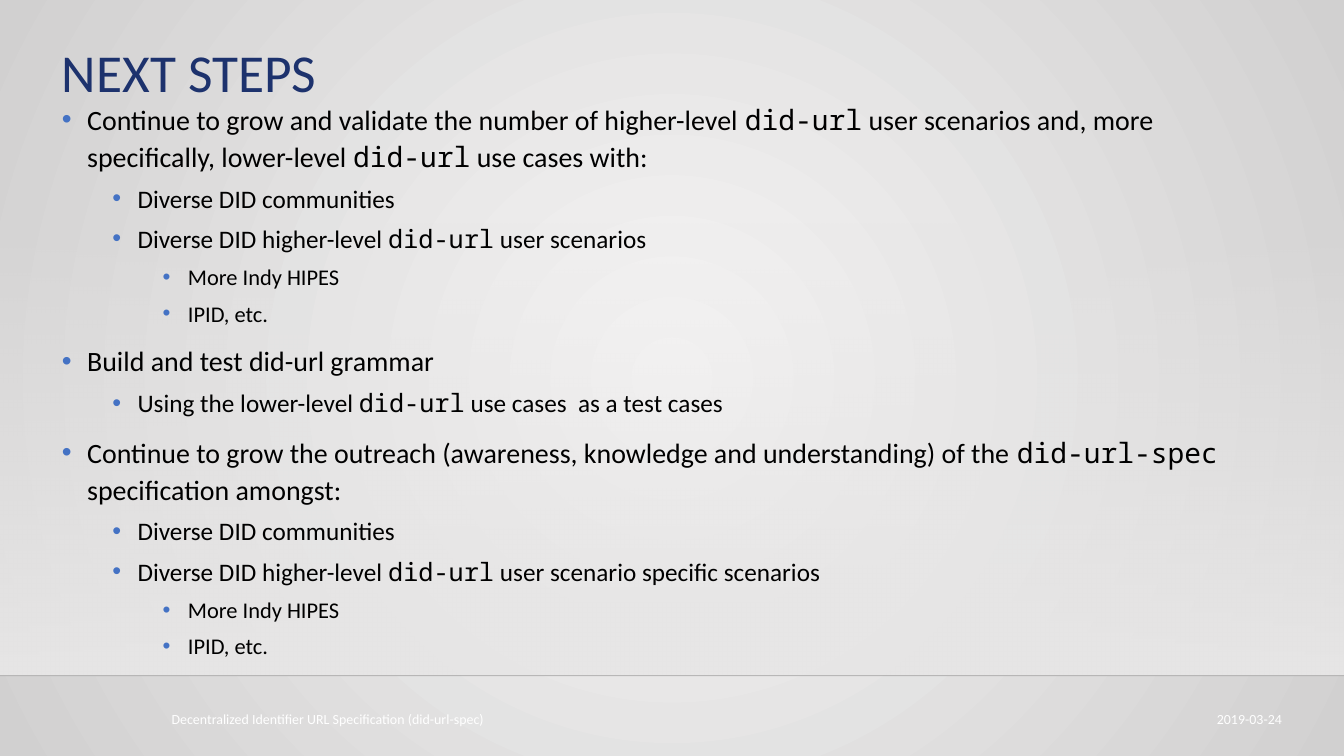
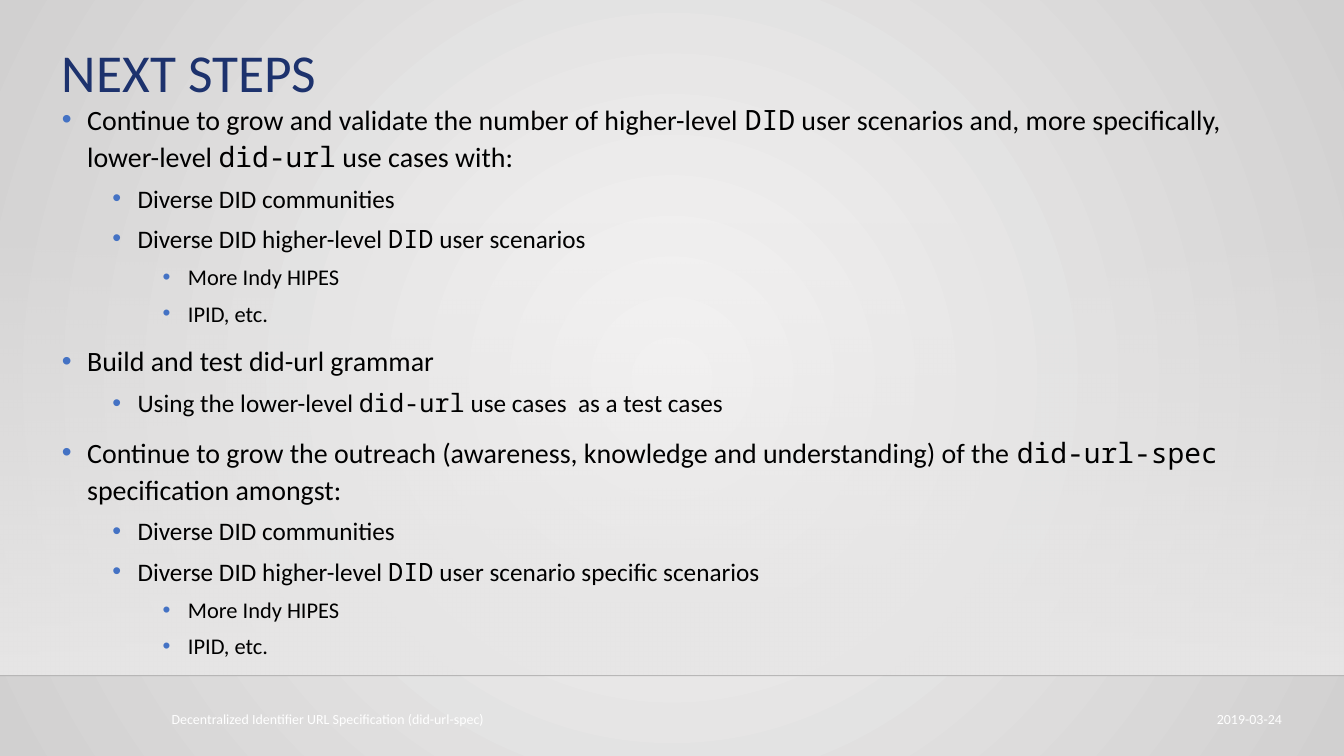
Before and after one commit to mwherman2000/did-uri-spec, a slide deck: slide 60 of src/HBB-did-url-spec v0.6.pptx (slide 57 before the commit). Drawn at 1344x756 pixels with LibreOffice and Linux fonts; fonts in the diff are those of the drawing; background and template pictures are left out. Boxes give left, top, right and bottom in pixels: in the first picture for what was removed or moved away, otherwise in the second. Text is boxed around its words. In the diff, an @@ line names an element or a change of style, - is before the commit and + after.

```diff
--- a/src/HBB-did-url-spec v0.6.pptx
+++ b/src/HBB-did-url-spec v0.6.pptx
@@ text at box(87, 110, 1220, 168): text changed @@
-• Continue to grow and validate the number of higher-level did-url user scenarios and, more specifically, lower-level did-url use cases with:
+• Continue to grow and validate the number of higher-level DID user scenarios and, more specifically, lower-level did-url use cases with:
@@ text at box(138, 230, 586, 253): text changed @@
-  • Diverse DID higher-level did-url user scenarios
+  • Diverse DID higher-level DID user scenarios
@@ text at box(138, 563, 759, 586): text changed @@
-  • Diverse DID higher-level did-url user scenario specific scenarios
+  • Diverse DID higher-level DID user scenario specific scenarios
```
Also in this commit, not shown: 5 other slides changed, 3 slides added, 4 other files.
